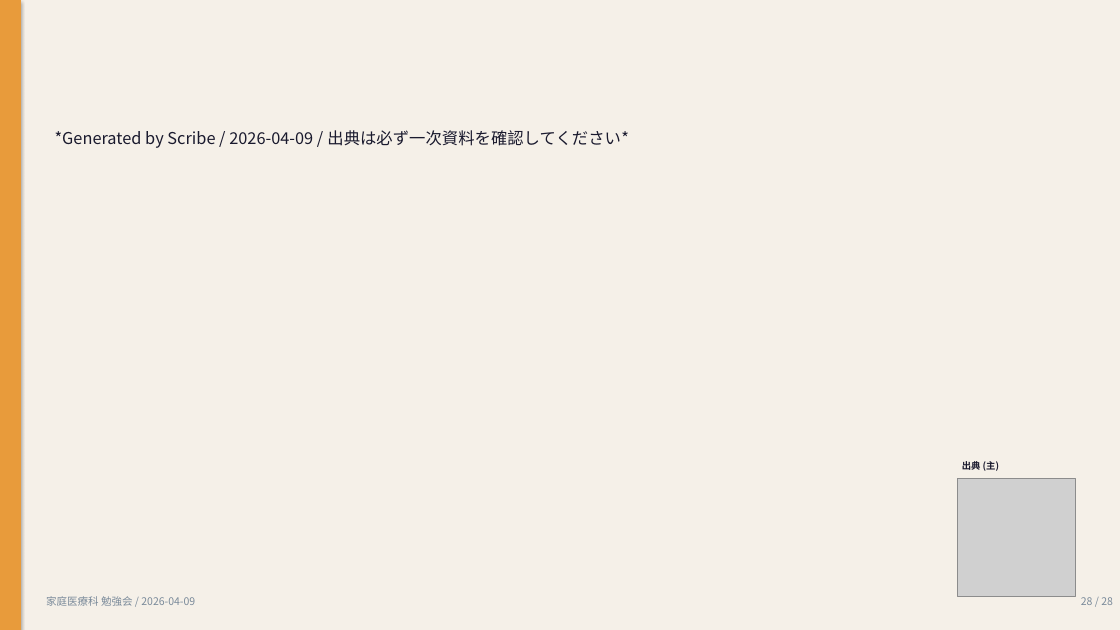
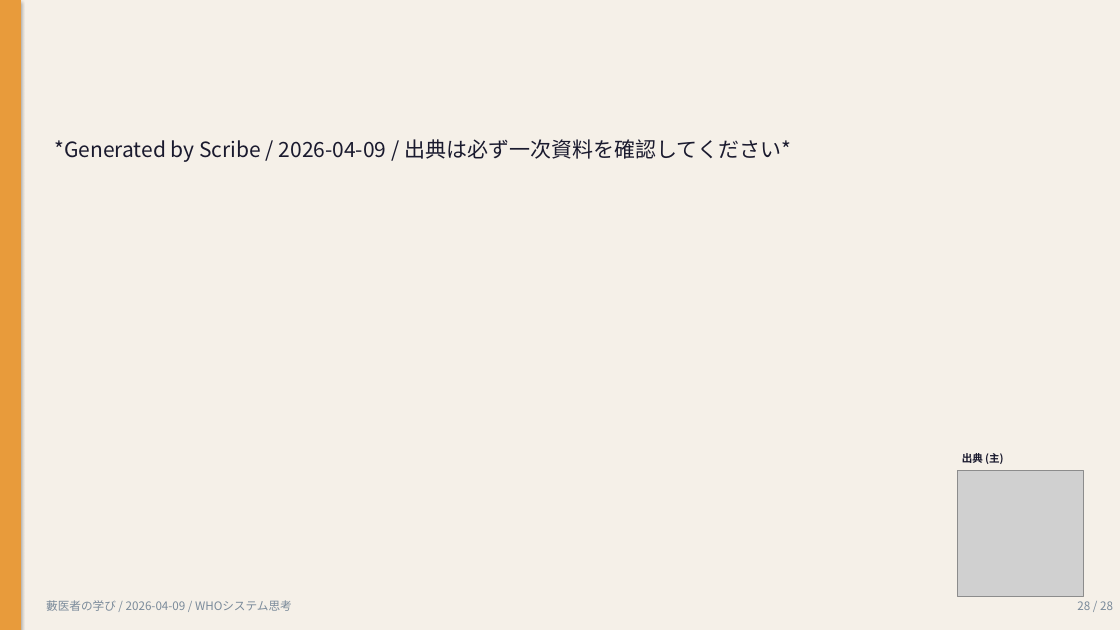
Before and after one commit to Tama831/ai-agent-team-materials, a slide deck: slide 28 of output/education/2026-04-09_who-systems-thinking-residents/who-systems-thinking-residents_slides_residents.pptx. Drawn at 1120x630 pixels with LibreOffice and Linux fonts; fonts in the diff are those of the drawing; grey boxes stand for pictures. Boxes give left, top, right and bottom in pixels: in the first picture for what was removed or moved away, otherwise in the second. Text is boxed around its words. In the diff, an @@ line names an element or a change of style, - is before the commit and + after.

```diff
--- a/output/education/2026-04-09_who-systems-thinking-residents/who-systems-thinking-residents_slides_residents.pptx
+++ b/output/education/2026-04-09_who-systems-thinking-residents/who-systems-thinking-residents_slides_residents.pptx
@@ text "*Generated by Scribe / 2026-04-09 ...": place and size @@
-text "*Generated by Scribe / 2026-04-09 ..." at <box>55,130,629,148</box>
+text "*Generated by Scribe / 2026-04-09 ..." at <box>55,139,791,162</box>
@@ text "*Generated by Scribe / 2026-04-09 ..." at <box>55,139,791,162</box>: size 14 to 18 pt @@
@@ picture: place and size @@
-picture at <box>958,479,1075,597</box>
+picture at <box>958,471,1084,597</box>
@@ text "出典 (主)": place and size @@
-text "出典 (主)" at <box>962,461,999,471</box>
+text "出典 (主)" at <box>962,451,1003,465</box>
@@ text "出典 (主)" at <box>962,451,1003,465</box>: size 8 to 9 pt @@
@@ text "28 / 28" at <box>1077,601,1113,610</box>: size 9 to 10 pt @@
@@ text at <box>46,600,292,611</box>: text changed; size 9 to 10 pt @@
-家庭医療科 勉強会 / 2026-04-09
+藪医者の学び / 2026-04-09 / WHOシステム思考
```
Also in this commit, not shown: 27 other slides changed, 7 other files.
